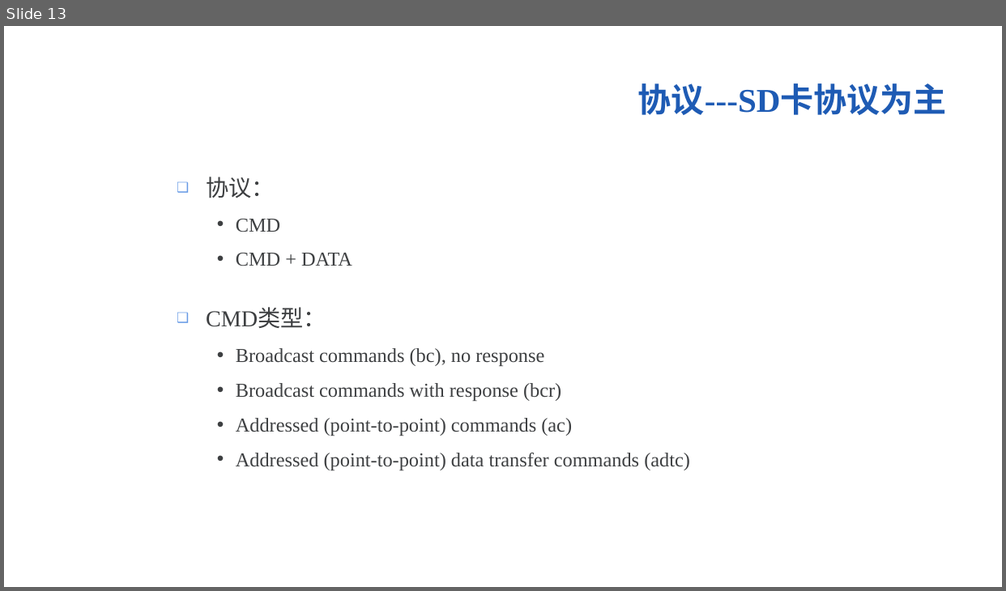
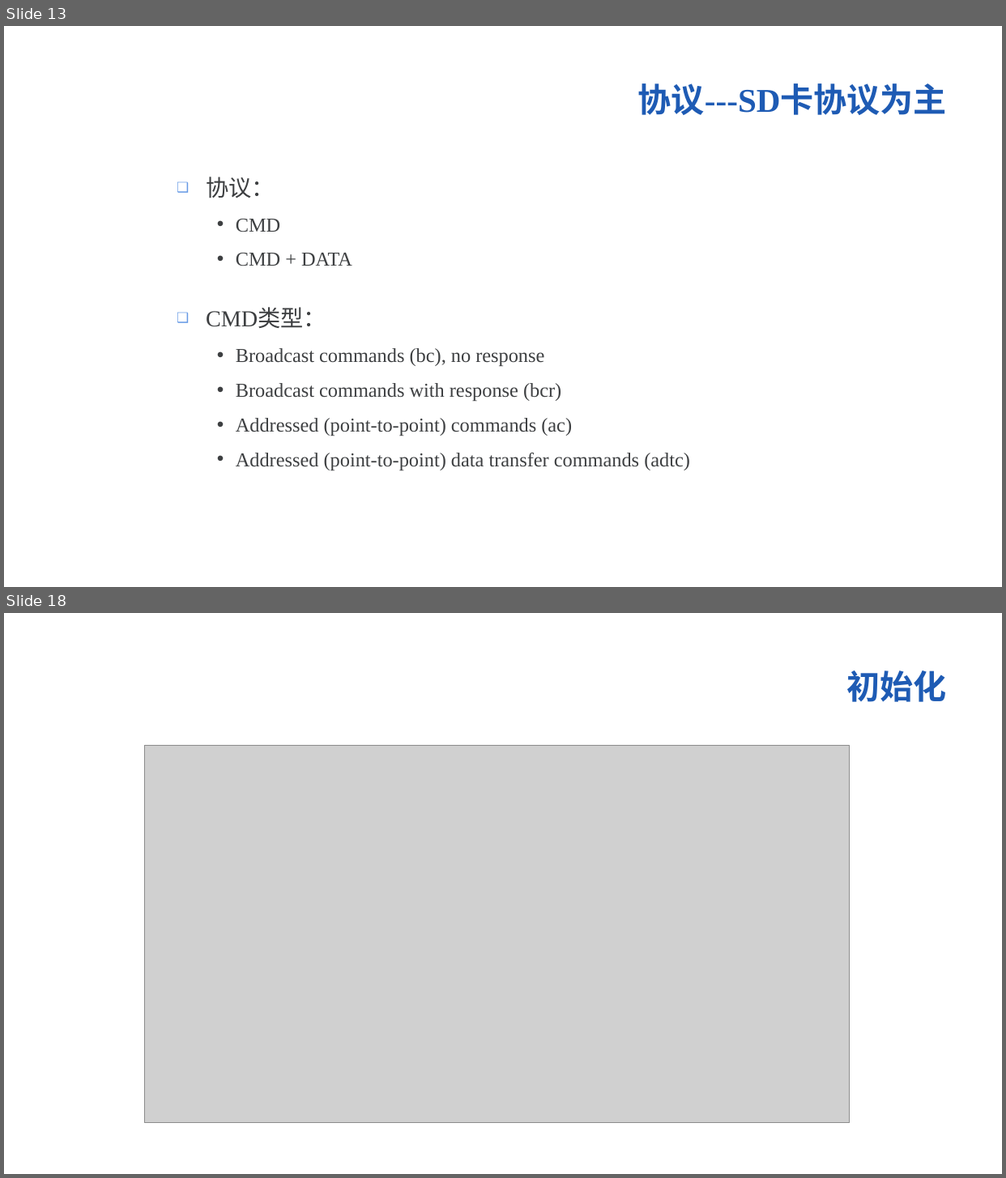
Before and after one commit to Winddoing/embedded_linux_notes, a slide deck: device_driver/mmc/doc/mmc.ppt. Shown one above the other, each under a label of ours: slide 13 before the commit, slides 13 and 18 after it; the slides between them are not shown. The pictures are 1006x591 and 1006x1178 pixels, drawn with LibreOffice and Linux fonts; fonts in the diff are those of the drawing; grey boxes stand for pictures; background and template pictures are left out. Boxes give left, top, right and bottom in pixels: in the first picture for what was removed or moved away, otherwise in the second. Text is boxed around its words. In the diff, an @@ line names an element or a change of style, - is before the commit and + after.

```diff
--- a/device_driver/mmc/doc/mmc.ppt
+++ b/device_driver/mmc/doc/mmc.ppt
@@ slide 18 added at (x1=4, y1=613, x2=1002, y2=1174), background picture (left out) @@
@@ title added at (x1=847, y1=671, x2=947, y2=702), 32 pt, text #1E5BB4, bold @@
+初始化
@@ picture added at (x1=145, y1=745, x2=849, y2=1122) @@
```
Also in this commit, not shown: 7 slides changed, 10 other slides added, 1 other file.
